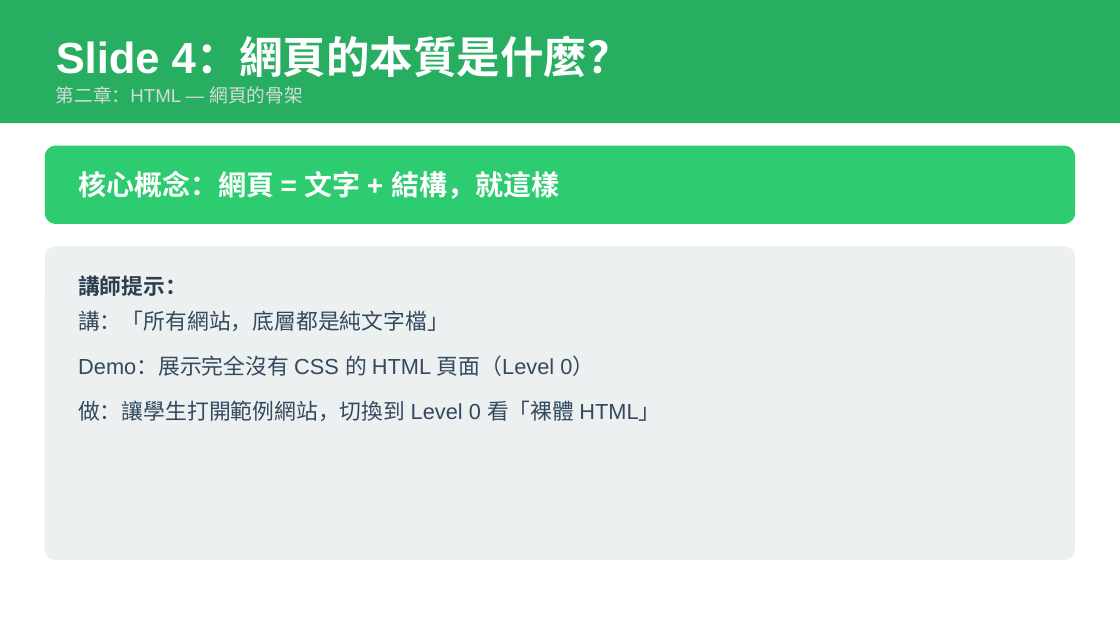
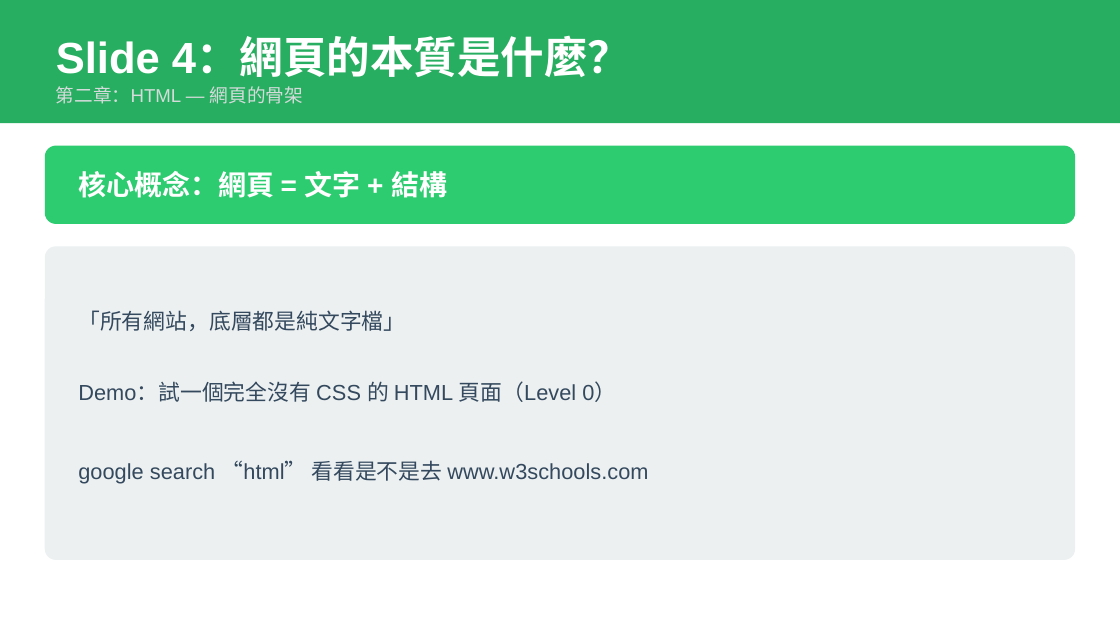
Before and after one commit to jonesandjay123/VibeCoding_Workshop, a slide deck: slide 5 of VibeCoding_TrainingDeck.pptx. Drawn at 1120x630 pixels with LibreOffice and Linux fonts; fonts in the diff are those of the drawing. Boxes give left, top, right and bottom in pixels: in the first picture for what was removed or moved away, otherwise in the second. Text is boxed around its words. In the diff, an @@ line names an element or a change of style, - is before the commit and + after.

Commit message:
update pptx

```diff
--- a/VibeCoding_TrainingDeck.pptx
+++ b/VibeCoding_TrainingDeck.pptx
@@ text at [78,171,447,198]: text changed @@
-核心概念：網頁 = 文字 + 結構，就這樣
+核心概念：網頁 = 文字 + 結構
@@ text removed at [78,275,187,296] @@
-講師提示：
@@ text at [78,310,648,483]: text changed @@
-講：「所有網站，底層都是純文字檔」
-Demo：展示完全沒有 CSS 的 HTML 頁面（Level 0）
-做：讓學生打開範例網站，切換到 Level 0 看「裸體 HTML」
+「所有網站，底層都是純文字檔」
+Demo：試一個完全沒有 CSS 的 HTML 頁面（Level 0）
+google search “html” 看看是不是去 www.w3schools.com
```
Also in this commit, not shown: 23 other slides changed, 1 slide added, 1 slide removed, 43 other files.
